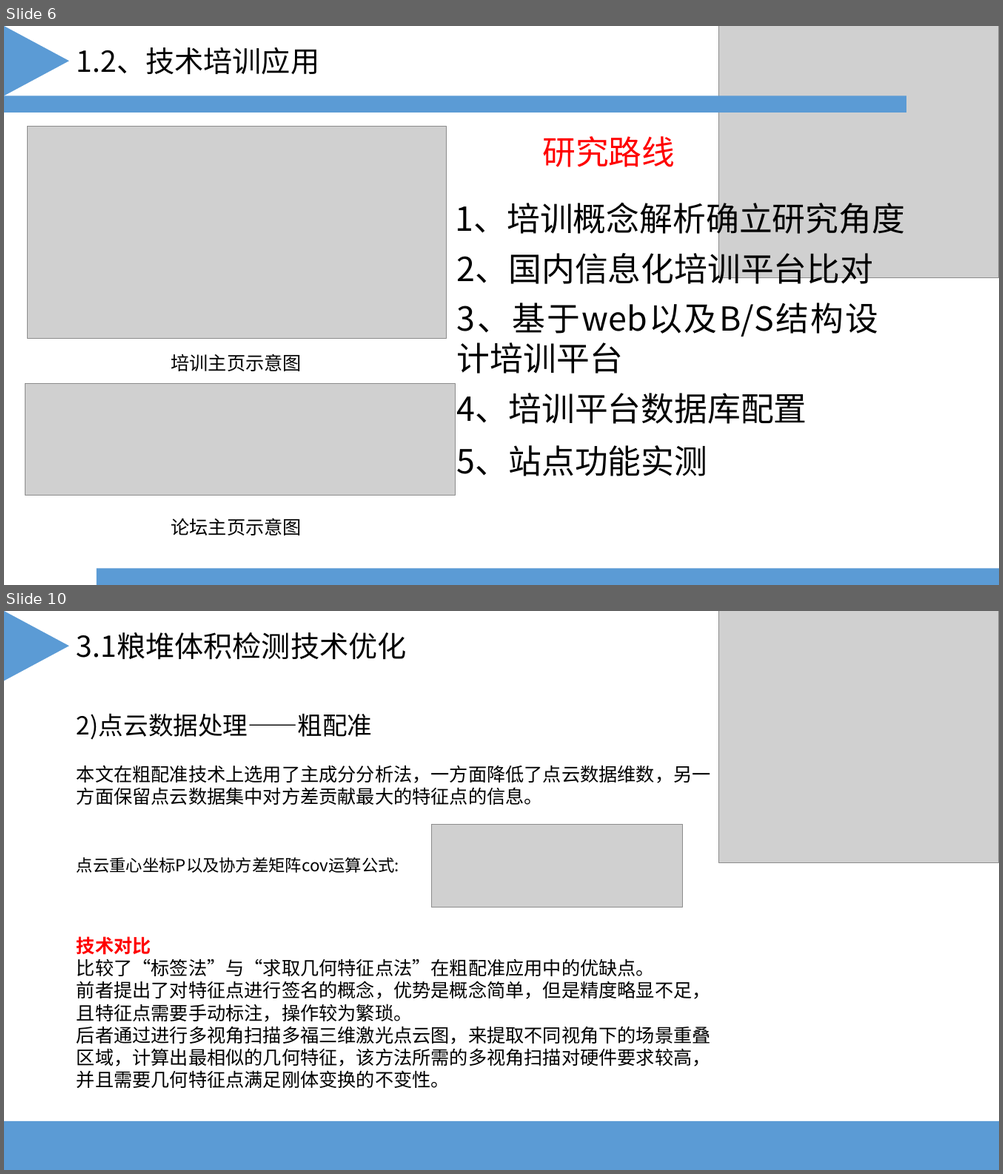
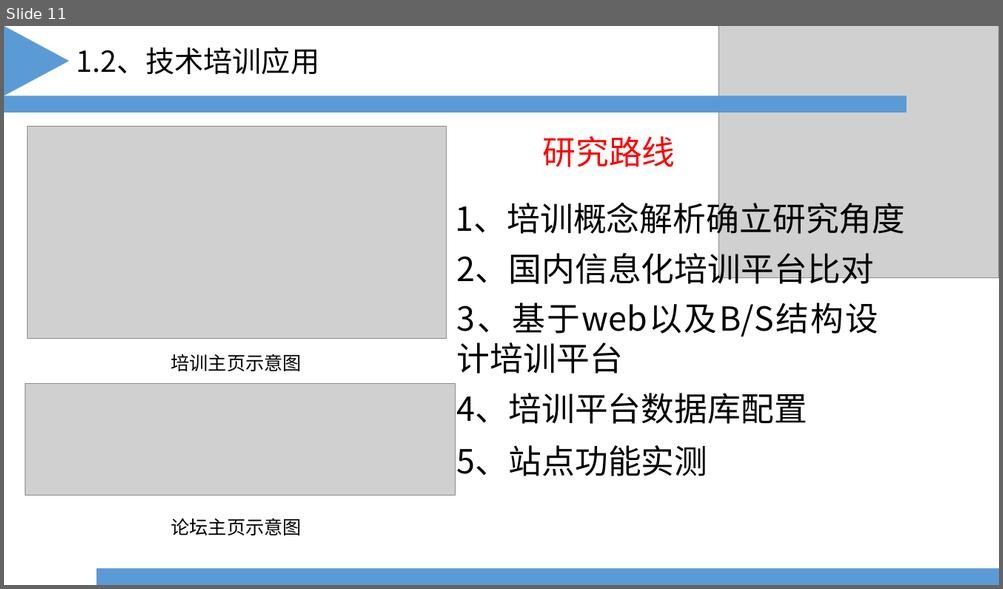
Before and after one commit to yangkaigithub/scada-task, a slide deck: 文档/毕设答辩.ppt. Shown one above the other, each under a label of ours: slides 6 and 10 before the commit, slide 11 after it; the slides between them are not shown. The pictures are 1003x1174 and 1003x589 pixels, drawn with LibreOffice and Linux fonts; fonts in the diff are those of the drawing; grey boxes stand for pictures. Boxes give left, top, right and bottom in pixels: in the first picture for what was removed or moved away, otherwise in the second. Text is boxed around its words. In the diff, an @@ line names an element or a change of style, - is before the commit and + after.

```diff
--- a/文档/毕设答辩.ppt
+++ b/文档/毕设答辩.ppt
@@ slide 10 removed at (4, 611, 999, 1170), background #FFFFFF @@
@@ triangle removed at (5, 611, 69, 681) @@
@@ text removed at (77, 632, 407, 660) @@
-3.1粮堆体积检测技术优化
@@ picture removed at (719, 611, 999, 863) @@
@@ text removed at (77, 713, 373, 740) @@
-2)点云数据处理——粗配准
@@ text removed at (77, 765, 711, 805) @@
-本文在粗配准技术上选用了主成分分析法，一方面降低了点云数据维数，另一方面保留点云数据集中对方差贡献最大的特征点的信息。
@@ picture removed at (432, 824, 683, 907) @@
@@ text removed at (77, 857, 399, 873) @@
-点云重心坐标P以及协方差矩阵cov运算公式:
@@ text removed at (77, 937, 711, 1088) @@
-技术对比
-比较了“标签法”与“求取几何特征点法”在粗配准应用中的优缺点。
-前者提出了对特征点进行签名的概念，优势是概念简单，但是精度略显不足，且特征点需要手动标注，操作较为繁琐。
-后者通过进行多视角扫描多福三维激光点云图，来提取不同视角下的场景重叠区域，计算出最相似的几何特征，该方法所需的多视角扫描对硬件要求较高，并且需要几何特征点满足刚体变换的不变性。
@@ rectangle removed at (4, 1122, 999, 1170) @@
@@ what was slide 6 is now slide 11 @@
```
Also in this commit, not shown: 16 slides changed, 9 slides added, 3 other slides removed, 6 other files.
